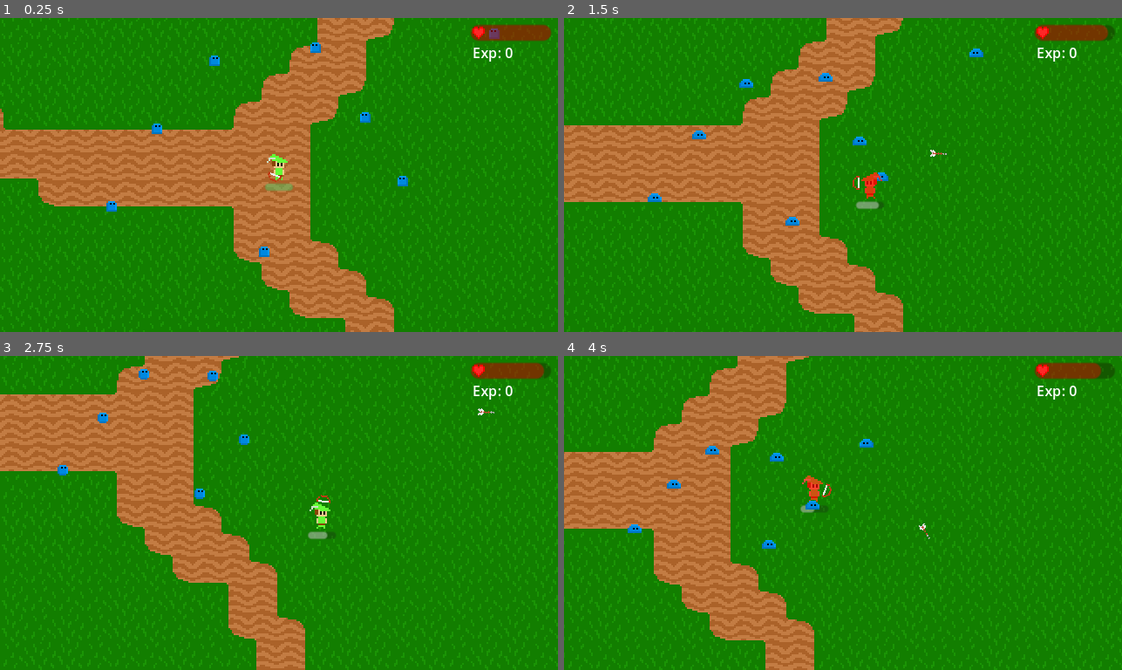
Above: before the commit, frames 1-4 (two rows, left to right).
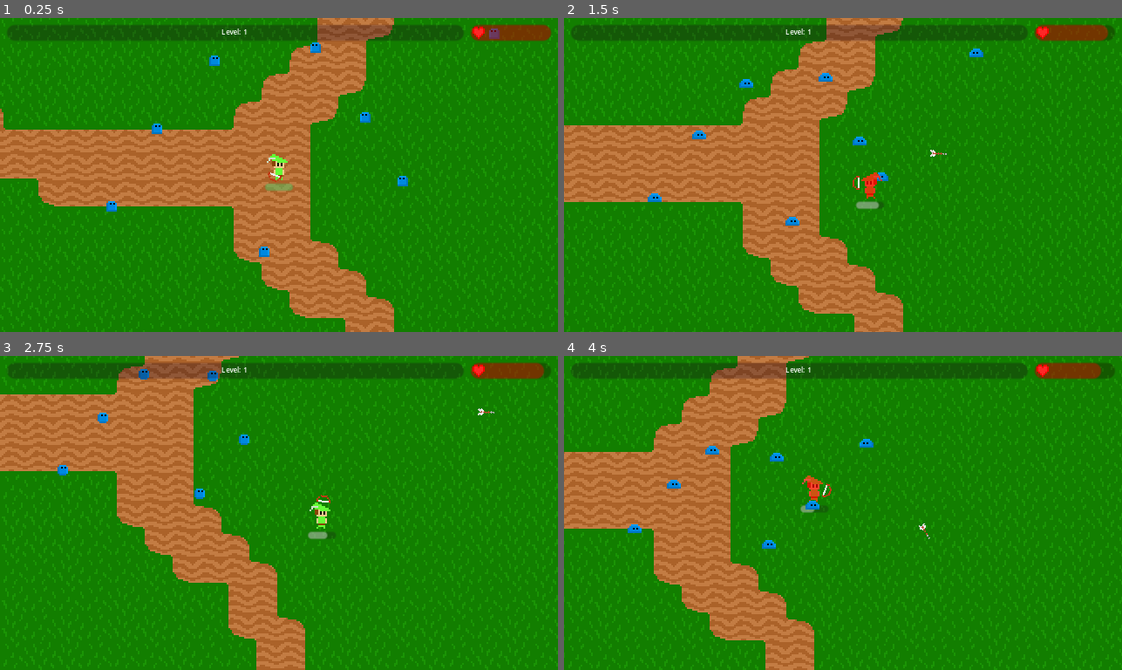
Above: after the commit, the same moments.

Repository: badzianga/fantasy-survivors
Game: Godot game, scene res://Scenes/Maps/world.tscn
Same seed, same stepped clock (60 frames per second), same inputs: the game is played once before the commit and once after it. Sound files missing from this copy of the repository are replaced by a short silence.
Inputs (mouse positions are in pixels of both pictures, inside the frame that each line leads up to):
- Up to frame 1 (0.25 s): no input
- Up to frame 2 (1.5 s): move the mouse to (965, 159) at 0.52 s; press the mouse at (965, 159) at 0.53 s; hold Right (right) 0.53-1.28 s; move the mouse to (731, 190) at 1.27 s; release the mouse at (731, 190) at 1.28 s; hold Down (down) from 1.28 s (still down); click (731, 190) at 1.35 s
- Up to frame 3 (2.75 s): move the mouse to (334, 443) at 2.02 s; release Down (down) at 2.03 s; press the mouse at (334, 443) at 2.03 s; hold Right (right) from 2.03 s (still down)
- Up to frame 4 (4 s): move the mouse to (815, 575) at 2.77 s; release Right (right) at 2.78 s; release the mouse at (815, 575) at 2.78 s; hold Up (up) 2.78-3.53 s; click (815, 575) at 2.85 s; move the mouse to (1010, 560) at 3.52 s; press the mouse at (1010, 560) at 3.53 s; hold Left (left) from 3.53 s (still down)

The runs differ from the first frame. In frame 1, 4.2% of the frame differs, in the area x 1-92%, y 2-14%; in frame 2, 4.2%; in frame 3, 4.2%; in frame 4, 4.2%.

Commit message:
Changed exp display and added levels

Diff:
--- a/Scenes/Components/exp_component.gd
+++ b/Scenes/Components/exp_component.gd
@@ -3,14 +3,18 @@
 
 
 signal exp_updated
+signal levelled_up
 
 @export var grab_area_radius := 16.0
 
 var experience := 0
+var level := 1
+var experience_to_next_level: int
 
 
 func _ready() -> void:
 	$GrabArea/CollisionShape.shape.radius = grab_area_radius
+	_calculate_required_experience()
 
 
 func _on_grab_area_entered(crystal: ExpCrystal) -> void:
@@ -18,5 +22,20 @@
 
 
 func _on_collect_area_entered(crystal: ExpCrystal) -> void:
-	experience += crystal.collect()
+	_add_experience(crystal.collect())
+
+
+func _calculate_required_experience() -> void:
+	experience_to_next_level = round(4 * level + pow(level, 1.45))
+
+
+func _add_experience(amount: int) -> void:
+	experience += amount
 	exp_updated.emit()
+
+	if experience >= experience_to_next_level:
+		level += 1
+		experience -= experience_to_next_level
+		_calculate_required_experience()
+		levelled_up.emit()
+		_add_experience(0)
--- a/Scenes/Player/player.gd
+++ b/Scenes/Player/player.gd
@@ -25,8 +25,11 @@
 func _ready() -> void:
 	Hud.set_max_health(health.max_health)
 	Hud.set_health(health.health)
+	Hud.set_level(exp_component.level)
+	Hud.set_max_exp(exp_component.experience_to_next_level)
 	health.health_changed.connect(_on_health_changed)
 	exp_component.exp_updated.connect(_on_exp_updated)
+	exp_component.exp_updated.connect(_on_levelled_up)
 
 	GameData.player = self
 
@@ -98,6 +101,11 @@
 	Hud.set_exp(exp_component.experience)
 
 
+func _on_levelled_up() -> void:
+	Hud.set_max_exp(exp_component.experience_to_next_level)
+	Hud.set_level(exp_component.level)
+
+
 func DEBUG() -> void:
 	if Input.is_action_just_pressed("DEBUG_hurt"):
 		health.apply_damage(1)
--- a/Singletons/hud.gd
+++ b/Singletons/hud.gd
@@ -2,7 +2,8 @@
 
 
 @onready var health_bar := $Control/HealthBar
-@onready var exp_label := $Control/ExpLabel
+@onready var exp_bar := $Control/ExpBar
+@onready var lvl_label := $Control/LvlLabel
 
 
 func set_health(hp: int) -> void:
@@ -14,4 +15,12 @@
 
 
 func set_exp(experience: int) -> void:
-	exp_label.text = "Exp: " + str(experience)
+	exp_bar.value = experience
+
+
+func set_max_exp(max_experience: int) -> void:
+	exp_bar.max_value = max_experience
+
+
+func set_level(level: int) -> void:
+	lvl_label.text = "Level: " + str(level)
--- a/Singletons/hud.tscn
+++ b/Singletons/hud.tscn
@@ -39,11 +39,23 @@
 texture = ExtResource("2_fnkm5")
 stretch_mode = 2
 
-[node name="ExpLabel" type="Label" parent="Control"]
+[node name="ExpBar" type="ProgressBar" parent="Control"]
+modulate = Color(1, 0, 1, 1)
 layout_mode = 0
-offset_left = -9.0
-offset_top = 14.0
-offset_right = 31.0
-offset_bottom = 37.0
-theme_override_font_sizes/font_size = 8
-text = "Exp: 0"
+offset_left = -276.0
+offset_top = 4.0
+offset_right = -14.0
+offset_bottom = 13.0
+step = 1.0
+show_percentage = false
+
+[node name="LvlLabel" type="Label" parent="Control"]
+layout_mode = 0
+offset_left = -276.0
+offset_top = 4.0
+offset_right = -14.0
+offset_bottom = 13.0
+theme_override_font_sizes/font_size = 4
+text = "Level: 1"
+horizontal_alignment = 1
+vertical_alignment = 1
--- a/Singletons/music_player.tscn
+++ b/Singletons/music_player.tscn
@@ -3,6 +3,7 @@
 [ext_resource type="AudioStream" uid="uid://ktgh2mqy3oev" path="res://Assets/Music/DarxieLand.mp3" id="1_5athe"]
 
 [node name="MusicPlayer" type="AudioStreamPlayer"]
+process_mode = 3
 stream = ExtResource("1_5athe")
 autoplay = true
 bus = &"Music"
